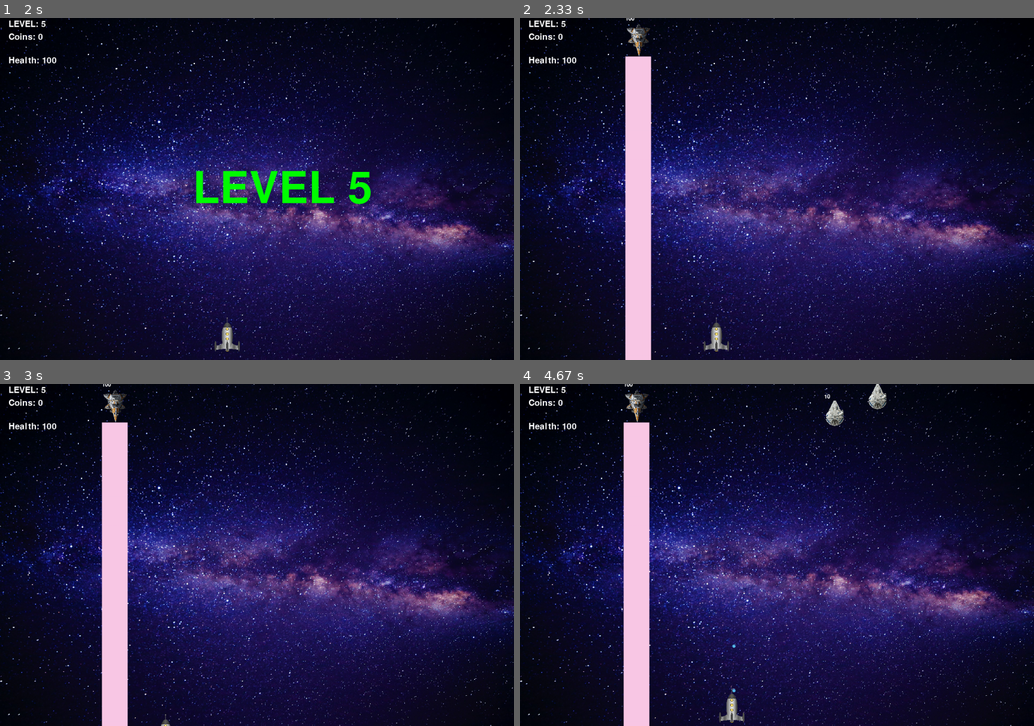
Above: before the commit, frames 1-4 (two rows, left to right).
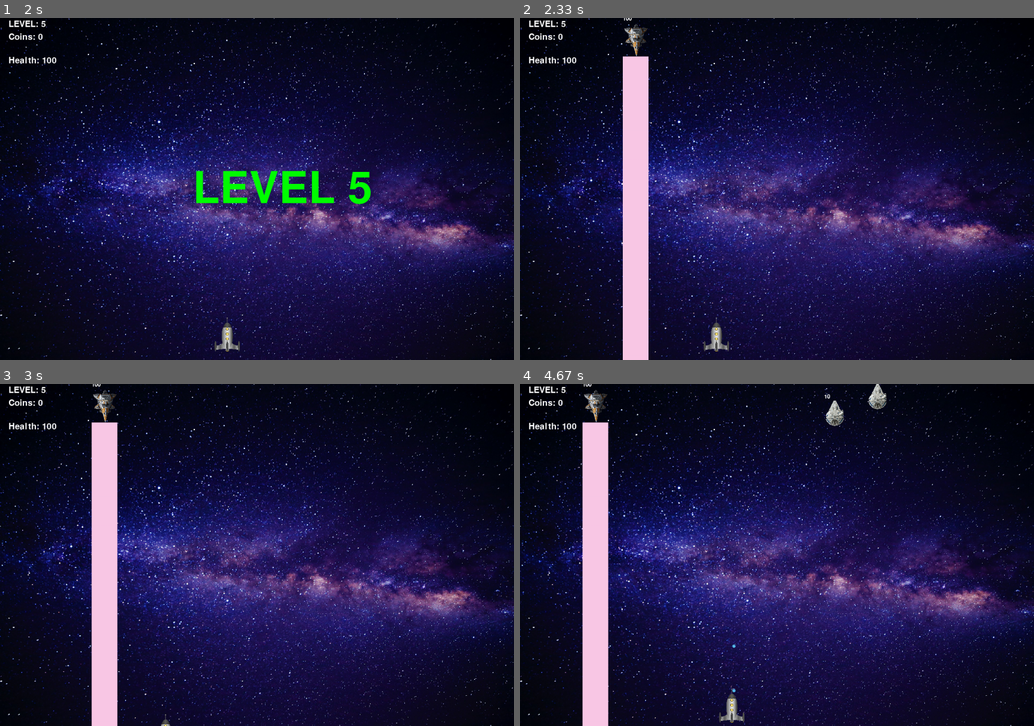
Above: after the commit, the same moments.

Repository: Pavel-Bylkov/shuter_pygame
Game: pygame game, started from game4.py
The game is run twice, just before and just after one commit, with the same random seed, the same clock (stepped at 60 frames per second) and the same inputs.
Inputs:
- Up to frame 1 (2 s): hold A from 1.83 s (still down)
- Up to frame 2 (2.33 s): keep holding A
- Up to frame 3 (3 s): release A at 2.37 s; hold S 2.4-2.7 s; hold A from 2.73 s (still down)
- Up to frame 4 (4.67 s): release A at 3.13 s; hold W 3.17-3.53 s; hold D 3.57-4.2 s; tap Space at 4.23, 4.63 s; hold S from 4.57 s (still down)

Frame 1 is identical in both runs. In frame 2, 1.2% of the frame differs, in the area x 20-26%, y 0-100%; in frame 3, 4.1%; in frame 4, 9.5%, in the area x 12-26%, y 0-100%.

Commit message:
add boss

Diff:
--- a/game4.py
+++ b/game4.py
@@ -184,14 +184,14 @@
         self.reload = time.time()
         self.fire_line = pg.Rect(self.rect.left, self.rect.bottom,
                                  self.rect.right - self.rect.left, win_height)
+        if random.randint(0, 1):
+            self.speed *= -1
 
     def move(self):
-        delta_y = random.randint(-1, 1) * self.speed
-        delta_x = random.randint(-1, 1) * self.speed
-        if 30 < self.rect.y + delta_y < win_height // 2:
-            self.rect.y += delta_y
-        if 30 < self.rect.x + delta_x < win_width - 30:
-            self.rect.x += delta_x
+        if 30 < self.rect.x + self.speed < win_width - 30:
+            self.rect.x += self.speed
+        else:
+            self.speed *= -1
 
     def fire(self):
         if time.time() - self.reload > 0.3:
